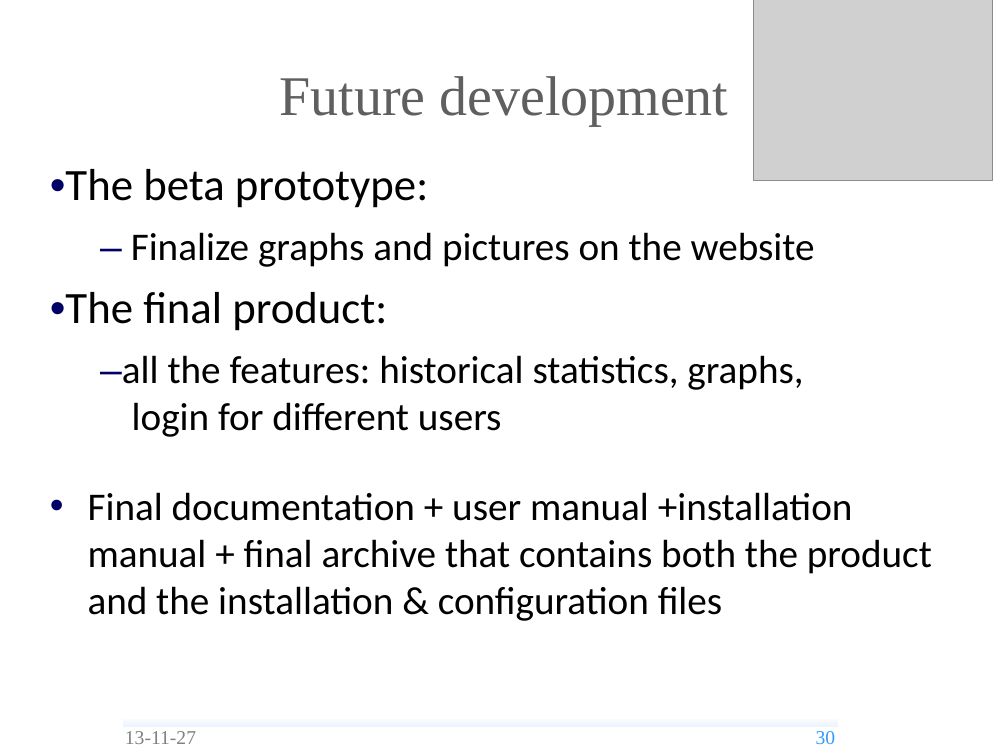
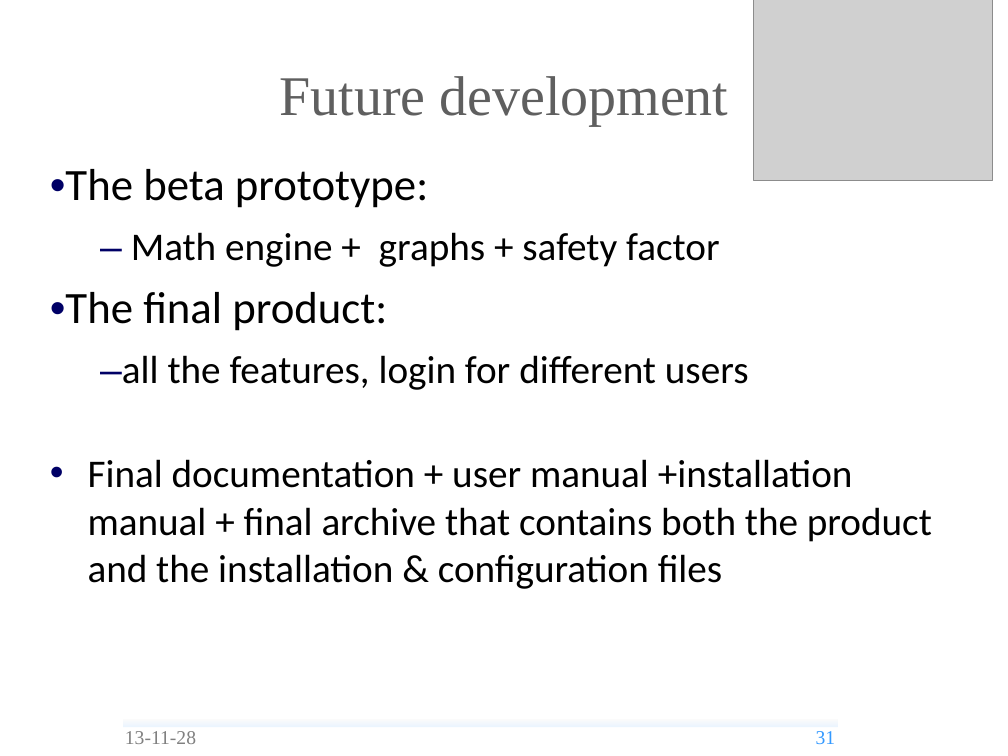
Before and after one commit to andrea-bottoli/DSD, a slide deck: slide 31 of Documentation/Presentations/Alpha_Prototype.odp (slide 30 before the commit). Drawn at 1008x756 pixels with LibreOffice and Linux fonts; fonts in the diff are those of the drawing; grey boxes stand for pictures; background and template pictures are left out. Boxes give left, top, right and bottom in pixels: in the first picture for what was removed or moved away, otherwise in the second. Text is boxed around its words. In the diff, an @@ line names an element or a change of style, - is before the commit and + after.

```diff
--- a/Documentation/Presentations/Alpha_Prototype.odp
+++ b/Documentation/Presentations/Alpha_Prototype.odp
@@ text at [131, 232, 719, 267]: text changed @@
-– Finalize graphs and pictures on the website
+– Math engine + graphs + safety factor
@@ text at [100, 355, 749, 390]: text changed @@
-–all the features: historical statistics, graphs, login for different users
+–all the features, login for different users
@@ text "Final documentation + user manual ...": place and size @@
-text "Final documentation + user manual ..." at [88, 492, 932, 621]
+text "Final documentation + user manual ..." at [88, 459, 932, 589]
@@ text at [125, 731, 196, 744]: text changed @@
-13-11-27
+13-11-28
@@ page number at [816, 731, 836, 744]: text changed @@
-30
+31
```
Also in this commit, not shown: 32 other slides changed, 1 slide added, 1 other file.
